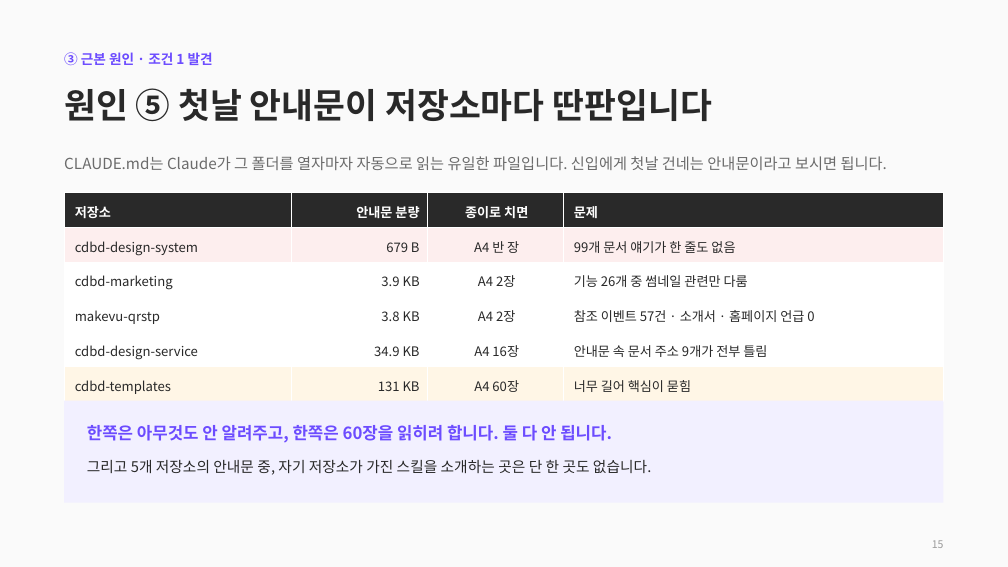
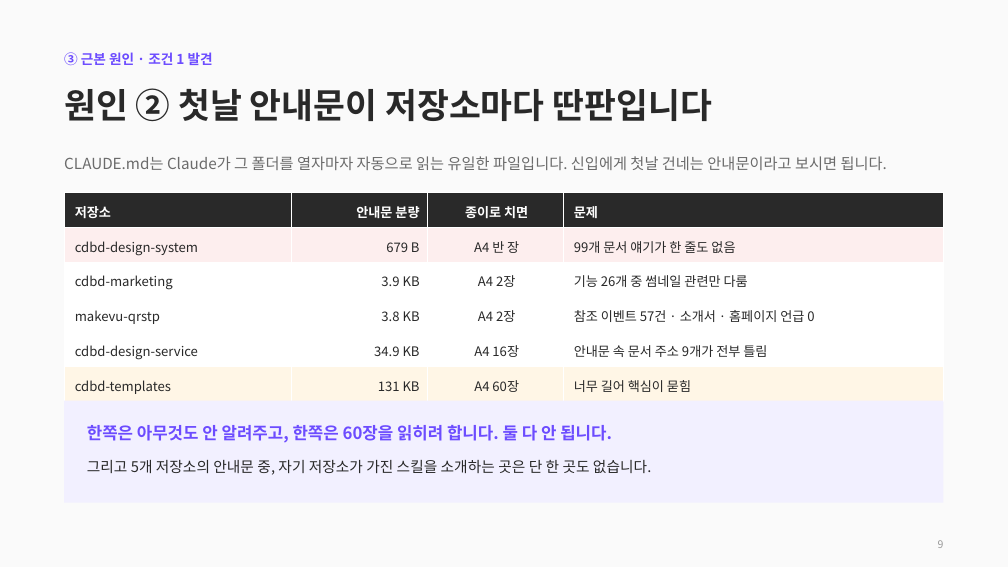
Before and after one commit to CdBd-in/design, a slide deck: slide 9 of CdBd 문서 체계 진단 및 개편 제안.pptx (slide 15 before the commit). Drawn at 1008x567 pixels with LibreOffice and Linux fonts; fonts in the diff are those of the drawing. Boxes give left, top, right and bottom in pixels: in the first picture for what was removed or moved away, otherwise in the second. Text is boxed around its words. In the diff, an @@ line names an element or a change of style, - is before the commit and + after.

```diff
--- a/CdBd 문서 체계 진단 및 개편 제안.pptx
+++ b/CdBd 문서 체계 진단 및 개편 제안.pptx
@@ text at (x1=64, y1=88, x2=712, y2=121): text changed @@
-원인 ⑤ 첫날 안내문이 저장소마다 딴판입니다
+원인 ② 첫날 안내문이 저장소마다 딴판입니다
@@ text at (x1=938, y1=540, x2=944, y2=548): text changed @@
-15
+9
```
Also in this commit, not shown: 16 other slides changed, 5 slides removed, 1 other file.
